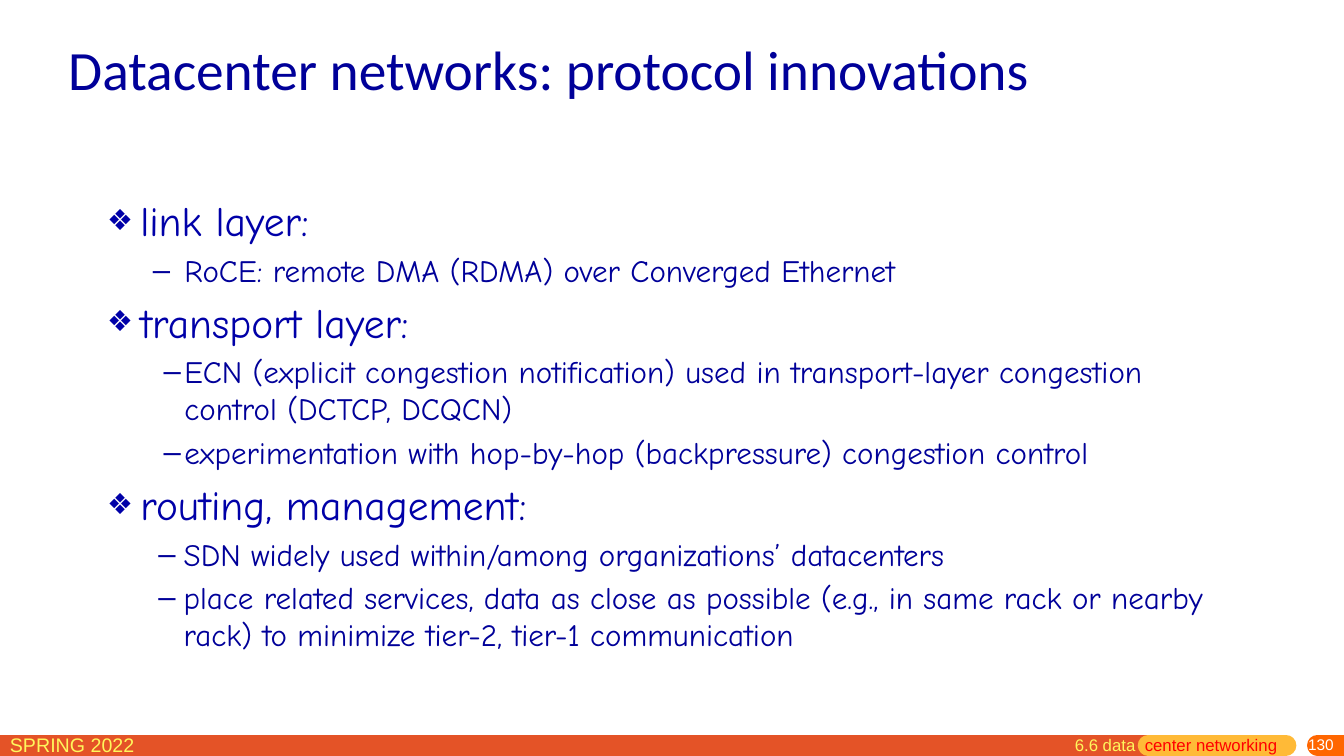
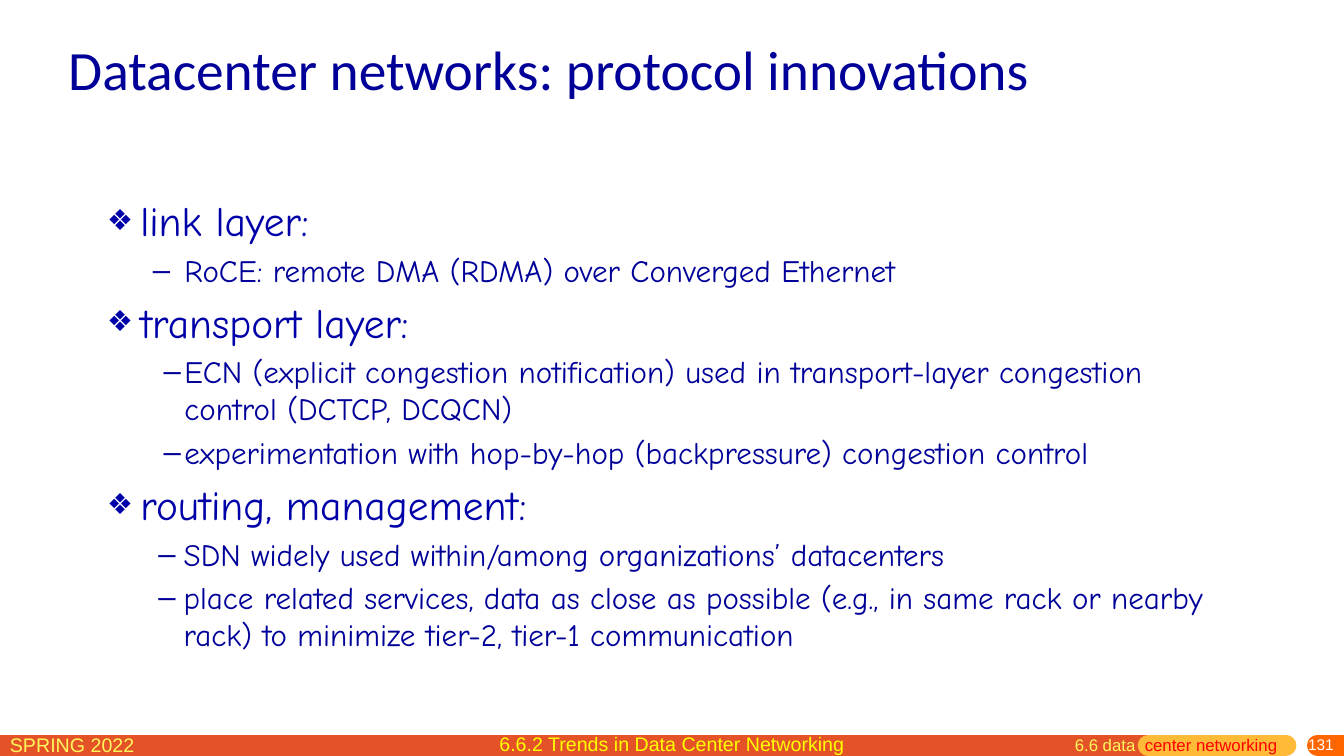
Before and after one commit to network-whu/slides, a slide deck: slide 131 of pptx/chapter6.pptx (slide 130 before the commit). Drawn at 1344x756 pixels with LibreOffice and Linux fonts; fonts in the diff are those of the drawing. Boxes give left, top, right and bottom in pixels: in the first picture for what was removed or moved away, otherwise in the second. Text is boxed around its words. In the diff, an @@ line names an element or a change of style, - is before the commit and + after.

```diff
--- a/pptx/chapter6.pptx
+++ b/pptx/chapter6.pptx
@@ text added at bbox=[499, 737, 844, 755], 14 pt, text #FFFF00 @@
+6.6.2 Trends in Data Center Networking
@@ page number at bbox=[1308, 737, 1334, 753]: text changed @@
-130
+131
```
Also in this commit, not shown: 16 other slides changed, 1 slide added.
